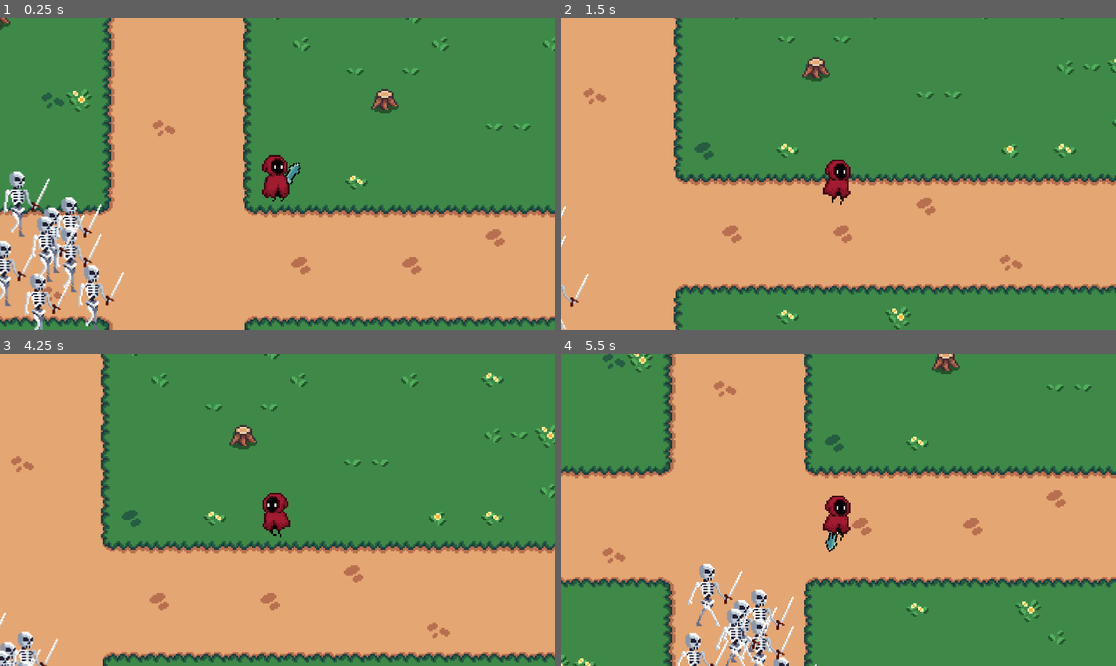
Above: before the commit, frames 1-4 (two rows, left to right).
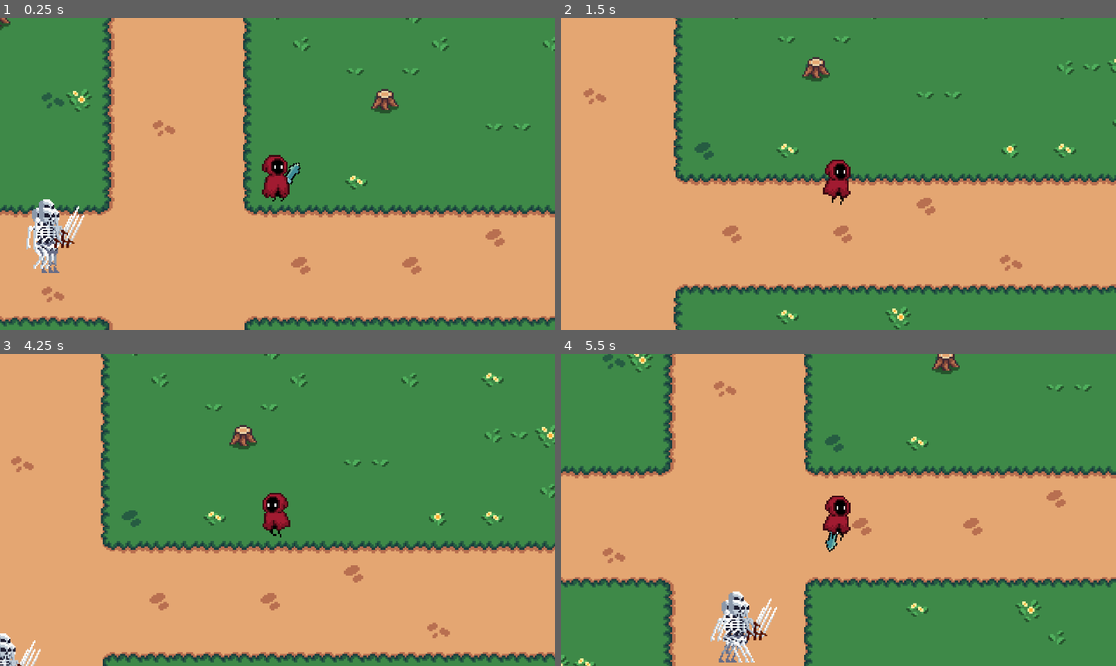
Above: after the commit, the same moments.

Repository: Jerga99/godot-2d-game-course
Game: Godot game, scene res://scenes/play_scene.tscn
Same seed, same stepped clock (60 frames per second), same inputs: the game is played once before the commit and once after it.
Inputs (mouse positions are in pixels of both pictures, inside the frame that each line leads up to):
- Up to frame 1 (0.25 s): no input
- Up to frame 2 (1.5 s): move the mouse to (960, 158) at 0.52 s; hold D (right) 0.53-1.28 s; tap 1 (ability_1) at 0.6 s; move the mouse to (727, 189) at 1.27 s; hold S (down) from 1.28 s (still down); tap 2 (ability_2) at 1.35 s
- Up to frame 3 (4.25 s): move the mouse to (333, 441) at 2.02 s; release S (down) at 2.03 s; hold D (right) 2.03-2.78 s; tap 3 (ability_3) at 2.1 s; move the mouse to (249, 572) at 2.77 s; hold W (up) 2.78-3.53 s; tap 1 (ability_1) at 2.85 s; move the mouse to (444, 556) at 3.52 s; hold A (left) from 3.53 s (still down); tap 2 (ability_2) at 3.6 s
- Up to frame 4 (5.5 s): move the mouse to (672, 463) at 4.27 s; tap 3 (ability_3) at 4.35 s; move the mouse to (866, 510) at 5.02 s; release A (left) at 5.03 s; hold S (down) from 5.03 s (still down); tap 1 (ability_1) at 5.1 s

The runs differ from the first frame. In frame 1, 3.8% of the frame differs, in the area x 0-23%, y 49-100%; in frame 2, 0.2%; in frame 3, 0.6%; in frame 4, 2.6%.

Commit message:
Exclude neighbour

Diff:
--- a/scenes/play_scene.tscn
+++ b/scenes/play_scene.tscn
@@ -155,25 +155,13 @@
 position = Vector2(-89, -33)
 
 [node name="Skeleton2" parent="." instance=ExtResource("6_da3qe")]
-position = Vector2(-66, -1.90735e-06)
+position = Vector2(-96, -33)
 
 [node name="Skeleton3" parent="." instance=ExtResource("6_da3qe")]
-position = Vector2(-79, -39)
+position = Vector2(-92, -38)
 
 [node name="Skeleton4" parent="." instance=ExtResource("6_da3qe")]
-position = Vector2(-79, -22)
-
-[node name="Skeleton5" parent="." instance=ExtResource("6_da3qe")]
-position = Vector2(-117, -14)
-
-[node name="Skeleton6" parent="." instance=ExtResource("6_da3qe")]
-position = Vector2(-97, 5)
-
-[node name="Skeleton7" parent="." instance=ExtResource("6_da3qe")]
-position = Vector2(-109, -54)
-
-[node name="Skeleton8" parent="." instance=ExtResource("6_da3qe")]
-position = Vector2(-93, -28)
+position = Vector2(-92, -33)
 
 [node name="CanvasLayer" type="CanvasLayer" parent="."]
 
--- a/scripts/entity/pathfinding.gd
+++ b/scripts/entity/pathfinding.gd
@@ -21,8 +21,7 @@
 			var collider = result.collider
 			var parent = collider.get_parent()
 
-			if parent is Enemy:
-				print(parent)
+			if parent is Enemy and parent != self.get_parent():
 				neigbours.push_back(parent)
 
 	return Vector2(100,100)
